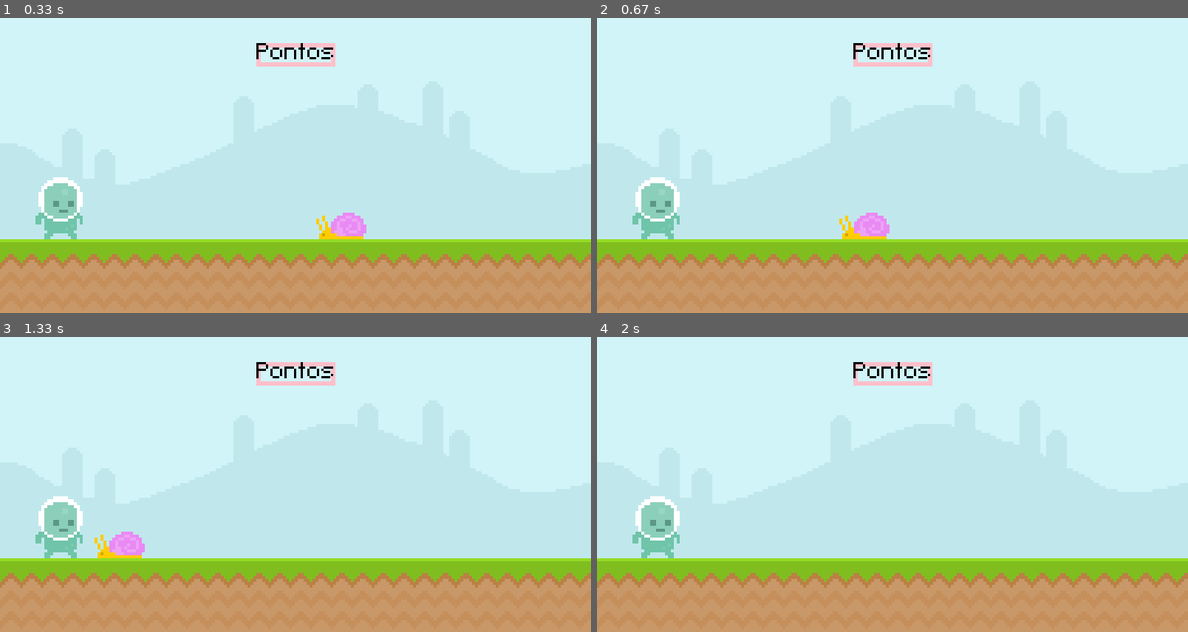
Above: before the commit, frames 1-4 (two rows, left to right).
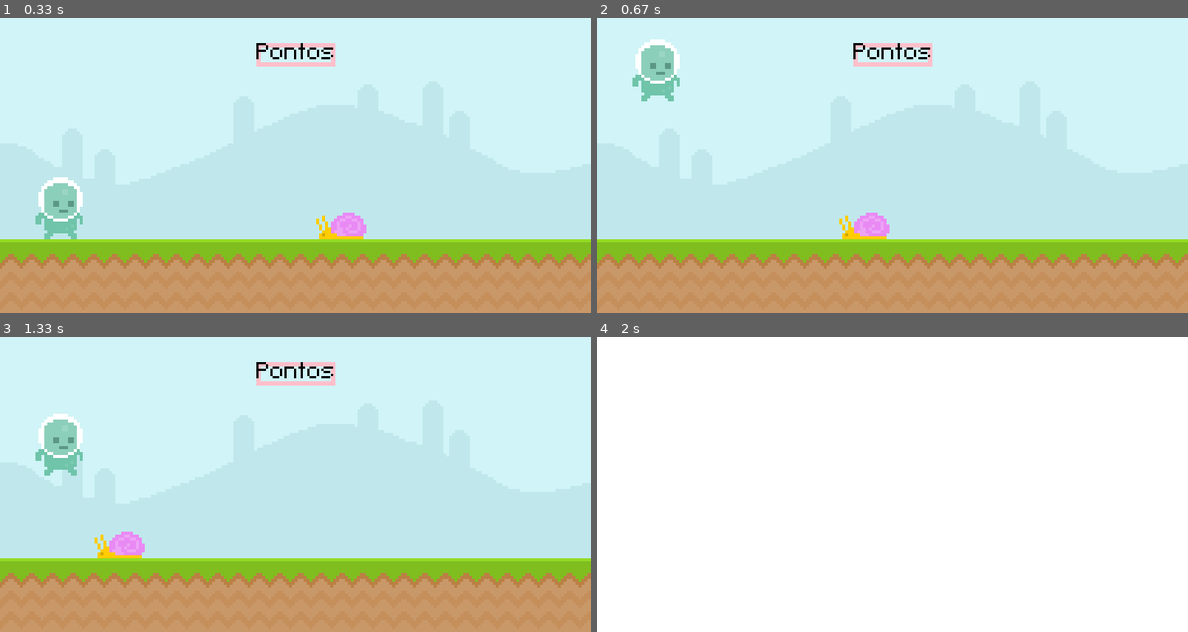
Above: after the commit, the same moments.

Repository: VitorAugustoCunha/PythonGame
Game: pygame game, started from pyGame1/main.py
Same seed, same stepped clock (60 frames per second), same inputs: the game is played once before the commit and once after it.
Inputs (mouse positions are in pixels of both pictures, inside the frame that each line leads up to):
- Up to frame 1 (0.33 s): no input
- Up to frame 2 (0.67 s): press the mouse at (656, 206) at 0.37 s; move the mouse to (762, 147) at 0.47 s; release the mouse at (868, 85) at 0.6 s
- Up to frame 3 (1.33 s): press the mouse at (59, 525) at 1.2 s; move the mouse to (118, 481) at 1.3 s
- Up to frame 4 (2 s): release the mouse at (768, 437) at 1.43 s

Frame 1 is identical in both runs. In frame 2, 2.5% of the frame differs, in the area x 6-14%, y 7-75%; in frame 3, 2.5%; in frame 4, 100%, in the area x 0-100%, y 0-100%.

Commit message:
Update main.py

Diff:
--- a/pyGame1/main.py
+++ b/pyGame1/main.py
@@ -8,6 +8,9 @@
 pygame.display.set_caption('Teste')
 relogio = pygame.time.Clock()
 teste_fonte = pygame.font.Font('font\Pixeltype.ttf', 50)
+
+game_ativo = True
+
 
 teste_surface = pygame.image.load('graphics/Sky.png').convert()
 ground_surface = pygame.image.load('graphics/ground.png').convert()
@@ -22,6 +25,8 @@
 player_surface = pygame.image.load('graphics/Player/player_walk_1.png').convert_alpha()
 player_retang = player_surface.get_rect(midbottom = (80,300))
 
+player_gravidade = 0
+
 #pontos = 0
 #pontos_surface = teste_fonte.render(f'{pontos}', False, 'Black')
 #pontos_retang = pontos_surface.get_rect(center = (50,50))
@@ -31,29 +36,46 @@
         if evento.type == pygame.QUIT:
             pygame.quit()
             exit()
-        if evento.type == pygame.MOUSEBUTTONDOWN:
-            #print('mause click')
-            #print(evento.pos)
-            if player_retang.collidepoint(evento.pos):
-                print('colediu')
+        if game_ativo:
+            if evento.type == pygame.MOUSEBUTTONDOWN and player_retang.bottom >= 300:
+                #print('mause click')
+                #print(evento.pos)
+                if player_retang.collidepoint(evento.pos):
+                    player_gravidade = -20
 
-    tela.blit(ground_surface, (0,300))
-    tela.blit(teste_surface, (0, 0))
-    pygame.draw.rect(tela, 'Pink', pontos_retang, 6)
-    tela.blit(texto_surface, pontos_retang)
-    caracol_retang.right -= 5
-    if caracol_retang.right < -100:
-        caracol_retang.right = 800
-    tela.blit(caracol_imagem, caracol_retang)
-    tela.blit(player_surface, player_retang)
+            if evento.type == pygame.KEYDOWN and player_retang.bottom >= 300:
+                if evento.key == pygame.K_SPACE:
+                    player_gravidade = -20
+        else:
+            if evento.key == pygame.K_SPACE and evento.type == pygame.KEYDOWN:
+                game_ativo = True
+                caracol_retang.left = 800
+    if game_ativo == True:
+        tela.blit(ground_surface, (0,300))
+        tela.blit(teste_surface, (0, 0))
+        pygame.draw.rect(tela, 'Pink', pontos_retang, 6)
+        tela.blit(texto_surface, pontos_retang)
+        caracol_retang.right -= 5
+        if caracol_retang.right < -100:
+            caracol_retang.right = 800
+        tela.blit(caracol_imagem, caracol_retang)
+        tela.blit(player_surface, player_retang)
 
+        #if player_retang.colliderect(caracol_retang):
+        #    pontos+=1
+        mause_pos = pygame.mouse.get_pos()
+        #if player_retang.collidepoint(mause_pos):
+            #print(pygame.mouse.get_pressed())
+            #print('coledindo')
+        player_gravidade +=1
+        player_retang.y += player_gravidade
+        if player_retang.bottom >= 300:
+            player_retang.bottom = 300
 
-    #if player_retang.colliderect(caracol_retang):
-    #    pontos+=1
-    mause_pos = pygame.mouse.get_pos()
-    #if player_retang.collidepoint(mause_pos):
-        #print(pygame.mouse.get_pressed())
-        #print('coledindo')
+        if caracol_retang.colliderect(player_retang):
+            game_ativo = False
+    else:
+        tela.fill('White')
 
     pygame.display.update()
     relogio.tick(60)
